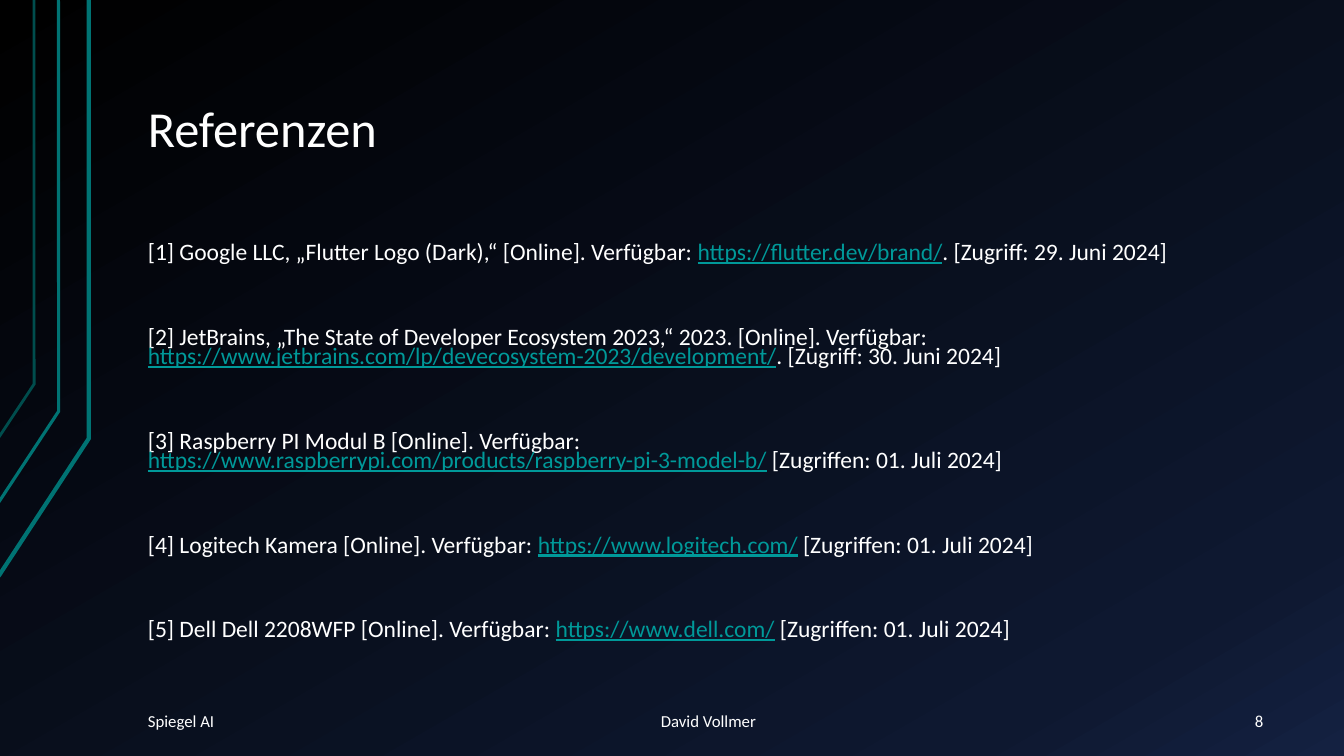
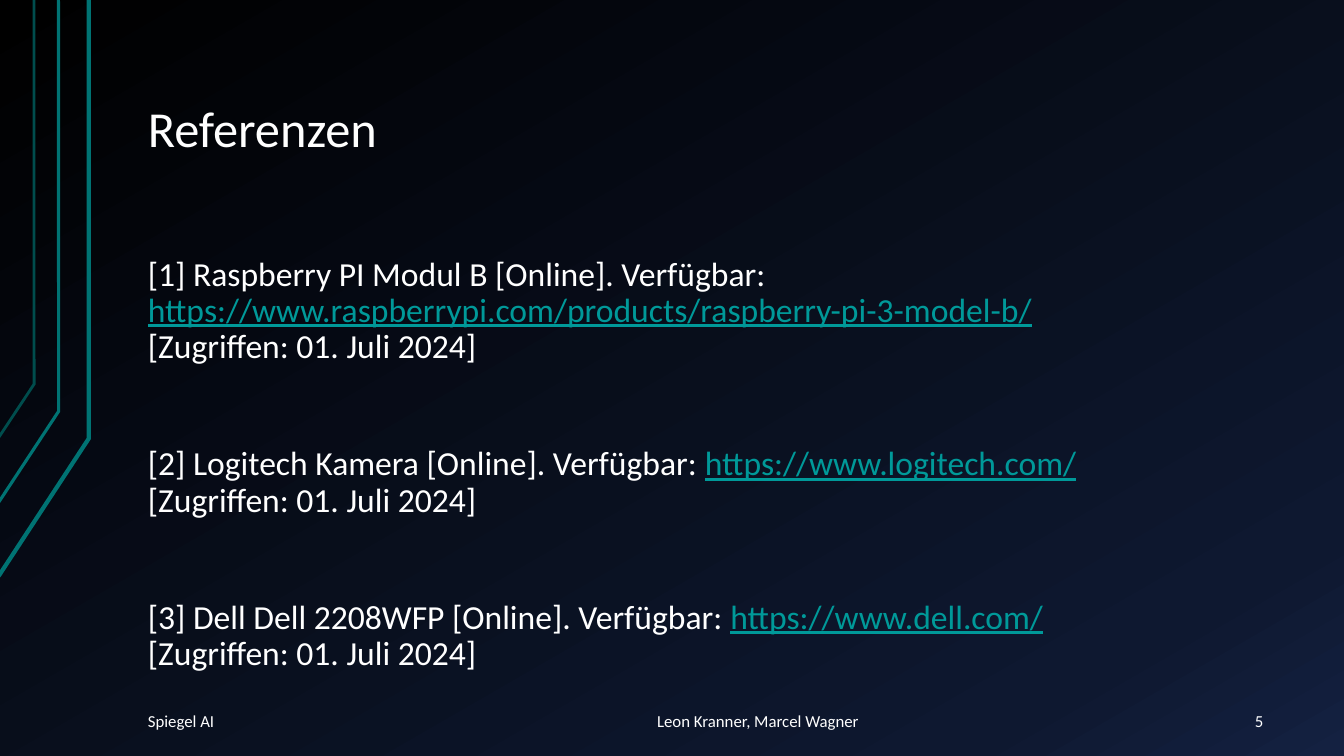
Before and after one commit to NightPic/Spiegel-AI, a slide deck: slide 5 of documentation/dt_g5_spiegel_ai_praesentation_kranner.pptx (slide 8 before the commit). Drawn at 1344x756 pixels with LibreOffice and Linux fonts; fonts in the diff are those of the drawing. Boxes give left, top, right and bottom in pixels: in the first picture for what was removed or moved away, otherwise in the second. Text is boxed around its words. In the diff, an @@ line names an element or a change of style, - is before the commit and + after.

Commit message:
Changed Reference

```diff
--- a/documentation/dt_g5_spiegel_ai_praesentation_kranner.pptx
+++ b/documentation/dt_g5_spiegel_ai_praesentation_kranner.pptx
@@ text at [148, 261, 1076, 671]: text changed; size 16.8 to 24 pt @@
-[1] Google LLC, „Flutter Logo (Dark),“ [Online]. Verfügbar: https://flutter.dev/brand/. [Zugriff: 29. Juni 2024]
-[2] JetBrains, „The State of Developer Ecosystem 2023,“ 2023. [Online]. Verfügbar: https://www.jetbrains.com/lp/devecosystem-2023/development/. [Zugriff: 30. Juni 2024]
-[3] Raspberry PI Modul B [Online]. Verfügbar:
-https://www.raspberrypi.com/products/raspberry-pi-3-model-b/ [Zugriffen: 01. Juli 2024]
-[4] Logitech Kamera [Online]. Verfügbar: https://www.logitech.com/ [Zugriffen: 01. Juli 2024]
-[5] Dell Dell 2208WFP [Online]. Verfügbar: https://www.dell.com/ [Zugriffen: 01. Juli 2024]
+[1] Raspberry PI Modul B [Online]. Verfügbar:
+https://www.raspberrypi.com/products/raspberry-pi-3-model-b/
+[Zugriffen: 01. Juli 2024]
+[2] Logitech Kamera [Online]. Verfügbar: https://www.logitech.com/
+[Zugriffen: 01. Juli 2024]
+[3] Dell Dell 2208WFP [Online]. Verfügbar: https://www.dell.com/
+[Zugriffen: 01. Juli 2024]
@@ text at [148, 715, 858, 730]: text changed @@
-Spiegel AI David Vollmer
+Spiegel AI Leon Kranner, Marcel Wagner
@@ page number at [1255, 716, 1263, 727]: text changed @@
-8
+5
```
